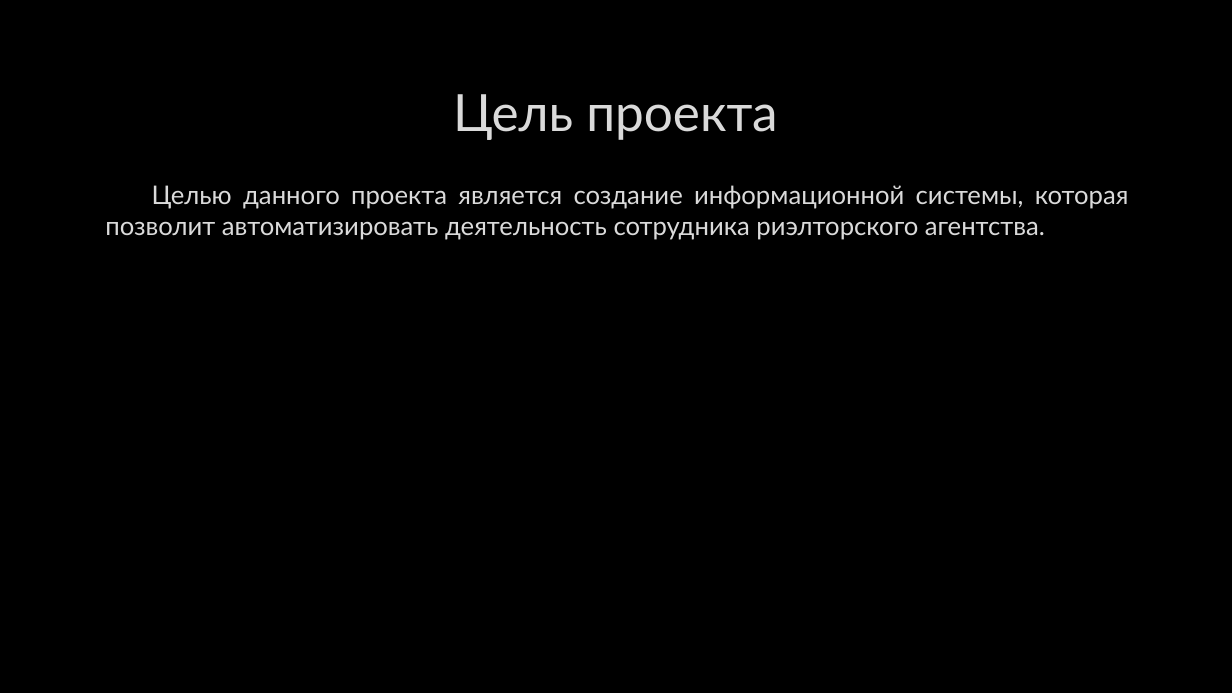
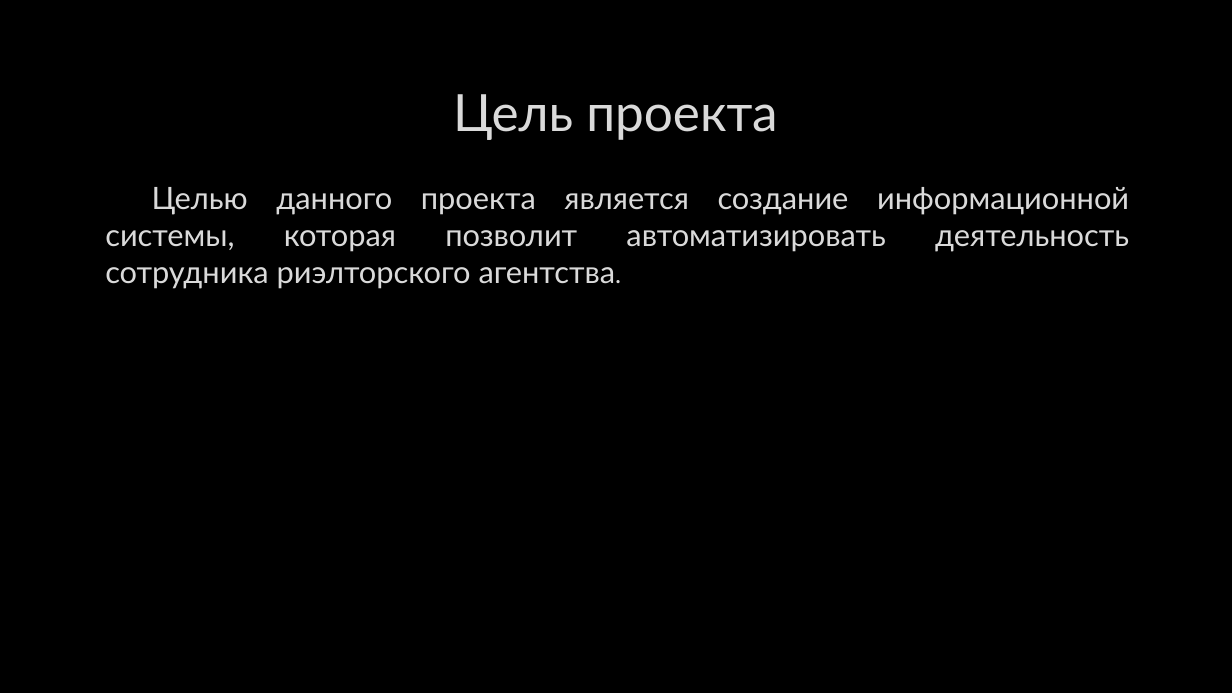
Before and after one commit to PifagoRChik/agency, a slide deck: slide 2 of ПРЕЗЕНТАЦИЯ НА КУРСОВУЮ.pptx. Drawn at 1232x693 pixels with LibreOffice and Linux fonts; fonts in the diff are those of the drawing; background and template pictures are left out. Boxes give left, top, right and bottom in pixels: in the first picture for what was removed or moved away, otherwise in the second. Text is boxed around its words. In the diff, an @@ line names an element or a change of style, - is before the commit and + after.

```diff
--- a/ПРЕЗЕНТАЦИЯ НА КУРСОВУЮ.pptx
+++ b/ПРЕЗЕНТАЦИЯ НА КУРСОВУЮ.pptx
@@ text "Целью данного проекта является создание ..." at (x1=105, y1=187, x2=1129, y2=289): size 20 to 24 pt @@
```
Also in this commit, not shown: 1 other slide changed, 3 slides added.
